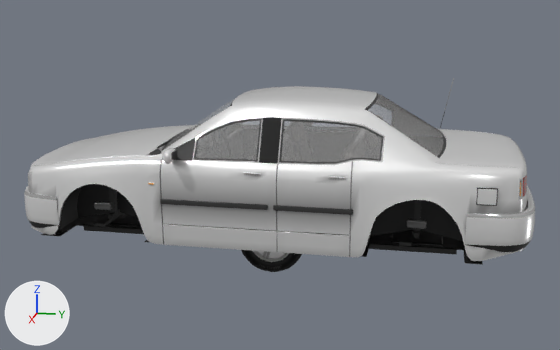
Before and after pictures for a commit that changed the glTF model public/models/sedan.glb.
Before and after are seen from a 50 mm camera at (7.14, 1.5, 2.42) aimed at (-0.01, 0.07, 0.63). The lights are fixed; the arrows at lower left show +X, +Y and +Z. The first picture is the older version. Objects named as collision shapes, trigger or cutter boxes, shadow casters or lower levels of detail are left out. Vertices at exactly the same position are counted once.

The first picture shows 'LOD0', 'WHEEL0' and 2 more.
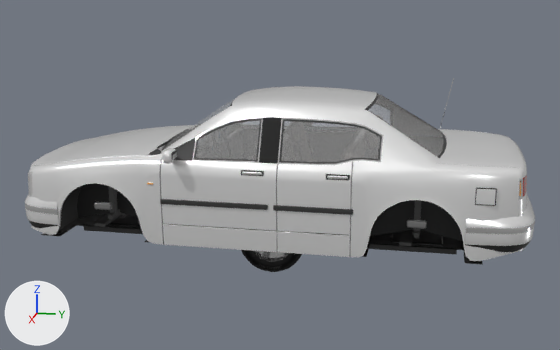
Pixel boxes [x1, y1, x2, y2] of what changed, in the pictures (560 x 350 px; the box of a moved part takes in the faces that stretch with it):
'LOD0', reshaped: before [24, 78, 535, 265]; after [25, 78, 535, 265]
part 1 of me_lod0, rebuilt: before [162, 148, 175, 164]; after [162, 148, 177, 164]
part 2 of me_lod0, added: after [241, 170, 264, 176]
part 3 of me_lod0, added: after [326, 174, 350, 180]
part 4 of me_lod0, moved or reshaped: before [243, 95, 535, 261]; after [242, 95, 535, 261]
part 5 of me_lod0, moved or reshaped: before [24, 125, 197, 245]; after [25, 125, 197, 244]
part 6 of me_lod0, recoloured: [25, 116, 535, 261] in both
part 7 of me_lod0, recoloured: [25, 203, 535, 234] in both
part 8 of me_lod0, recoloured: [382, 116, 532, 217] in both

What changed in the scene script:
```text
Add mat_grille:
    mat_grille = bpy.data.materials.new('grille')
    mat_grille.use_nodes = True; mat_grille.node_tree.nodes.clear()
    _N = mat_grille.node_tree.nodes; _L = mat_grille.node_tree.links
    n0 = _N.new('ShaderNodeBsdfPrincipled'); n0.name = 'Principled BSDF'
    n0.inputs[2].default_value = 0.45  # 'Roughness'
    n1 = _N.new('ShaderNodeOutputMaterial'); n1.name = 'Material Output'
    n2 = _N.new('ShaderNodeVertexColor'); n2.name = 'Color Attribute'
    _L.new(n0.outputs[0], n1.inputs[0])  # 'BSDF' to 'Surface'
    _L.new(n2.outputs[0], n0.inputs[0])  # 'Color' to 'Base Color'
Add mat_seat:
    mat_seat = bpy.data.materials.new('seat')
    mat_seat.use_nodes = True; mat_seat.node_tree.nodes.clear()
    _N = mat_seat.node_tree.nodes; _L = mat_seat.node_tree.links
    n0 = _N.new('ShaderNodeBsdfPrincipled'); n0.name = 'Principled BSDF'
    n0.inputs[2].default_value = 0.9  # 'Roughness'
    n1 = _N.new('ShaderNodeOutputMaterial'); n1.name = 'Material Output'
    n2 = _N.new('ShaderNodeVertexColor'); n2.name = 'Color Attribute'
    _L.new(n0.outputs[0], n1.inputs[0])  # 'BSDF' to 'Surface'
    _L.new(n2.outputs[0], n0.inputs[0])  # 'Color' to 'Base Color'
Change me_lod0:
    used by ob_lod0; location = (0.0, 0.0, 0.0)
    remove me_lod0.from_pydata(...)  # 7128 vertices, 12711 faces; spans x -1.09..1.09, y -2.3..2.4, z 0.1..1.52
    add me_lod0.from_pydata(...)  # 8560 vertices, 15511 faces; spans x -1.09..1.09, y -2.3..2.4, z 0.1..1.52
    me_lod0 part 1: the loose piece of 24 vertices spanning x 0.91..1.09, y -0.73..-0.64, z 0.95..1.07 is rebuilt with 96 vertices and now spans x 0.91..1.09, y -0.73..-0.64, z 0.95..1.07
    me_lod0 part 2: a new loose piece of 56 vertices spanning x 0.89..0.91, y -0.09..0.11, z 0.83..0.89
    me_lod0 part 3: a new loose piece of 56 vertices spanning x 0.9..0.91, y 0.64..0.84, z 0.83..0.89
    me_lod0 part 4: 560 vertices moved from x -0.93..0.93, y -0.06..2.39, z 0.2..1.37 to x -0.93..0.93, y -0.07..2.38, z 0.2..1.36; 328 vertices removed from x -0.93..0.93, y -0.06..2.24, z 0.25..1.34; 924 vertices added at x -0.93..0.93, y -0.08..2.21, z 0.25..1.33
    me_lod0 part 5: 368 vertices moved from x -0.92..0.92, y -2.29..-0.81, z 0.17..0.98 to x -0.92..0.92, y -2.28..-0.81, z 0.17..0.98; 157 vertices removed from x -0.92..0.92, y -2.2..-0.8, z 0.17..0.98; 625 vertices added at x -0.93..0.93, y -2.17..-0.81, z 0.17..0.98
    me_lod0 part 6: 6436 kept faces spanning x -1.07..1.07, y -2.3..2.4, z 0.1..1.52 get new vertex colours
    me_lod0 part 7: 192 faces spanning x -0.92..0.92, y -2.3..2.4, z 0.4..0.51 switch from mat_paint to mat_chrome
    me_lod0 part 8: 150 faces spanning x -0.91..0.92, y -2.27..2.36, z 0.5..1.19 switch from mat_chrome to mat_paint
    other edits to the shape of me_lod0 do not show in these pictures
    add me_lod0.materials.append(mat_grille)
    add me_lod0.materials.append(mat_seat)
```
